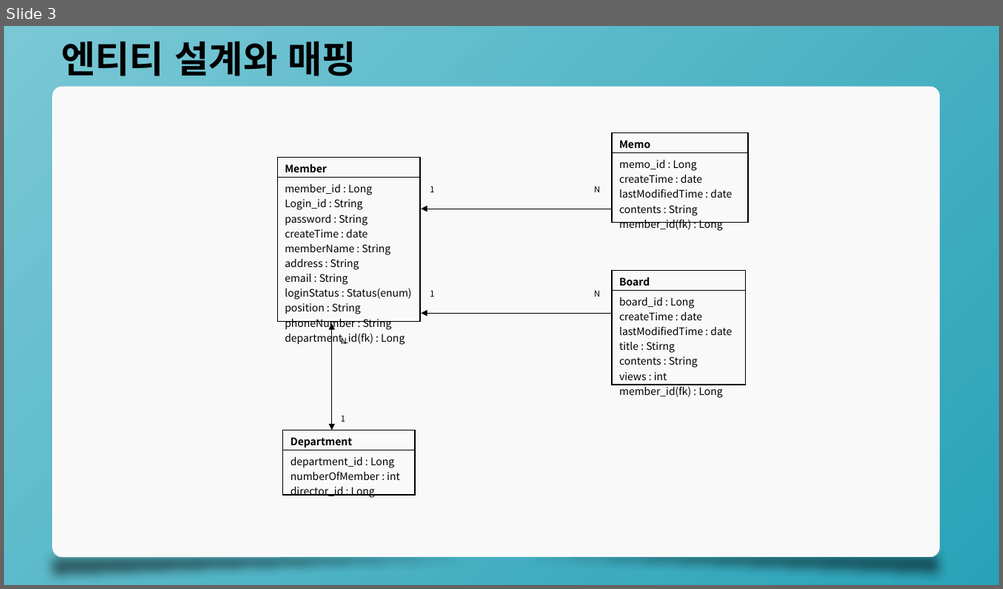
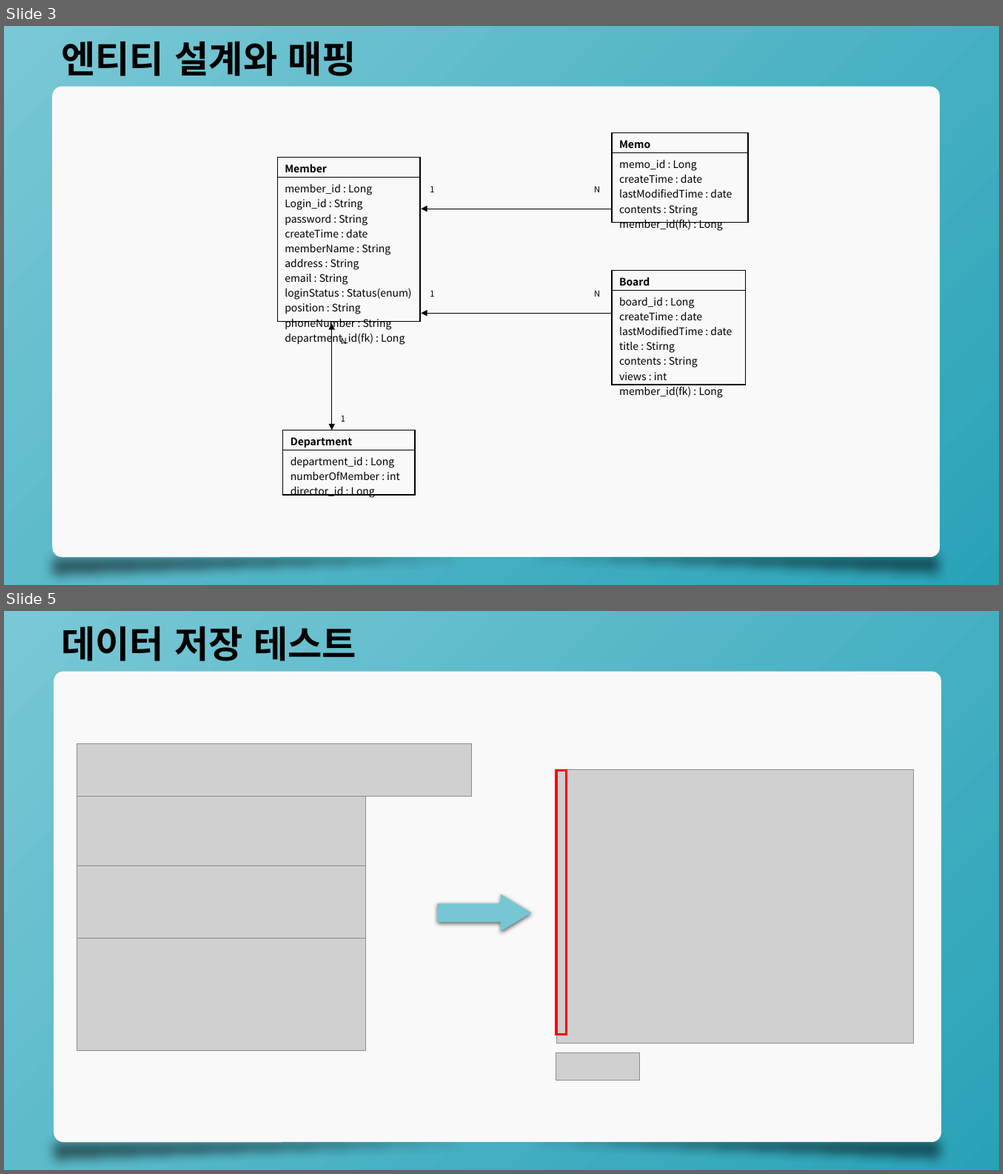
Before and after one commit to minkyu307/MBS_capstone, a slide deck: 201501164_김민규_주간보고서.pptx. Shown one above the other, each under a label of ours: slide 3 before the commit, slides 3 and 5 after it; the slides between them are not shown. The pictures are 1003x589 and 1003x1174 pixels, drawn with LibreOffice and Linux fonts; fonts in the diff are those of the drawing; grey boxes stand for pictures. Boxes give left, top, right and bottom in pixels: in the first picture for what was removed or moved away, otherwise in the second. Text is boxed around its words. In the diff, an @@ line names an element or a change of style, - is before the commit and + after.

Commit message:
21.09.15
테이블 생성, 데이터 저장&조회 및 조인 기능 테스트

```diff
--- a/201501164_김민규_주간보고서.pptx
+++ b/201501164_김민규_주간보고서.pptx
@@ slide 5 added at box(4, 611, 999, 1170), background gradient #7AC8D5 to #29A2B7 @@
@@ text added at box(61, 626, 356, 661), 36 pt, text #000000, bold @@
+데이터 저장 테스트
@@ rounded rectangle added at box(54, 672, 941, 1143), fill #F9F9F9 @@
@@ picture added at box(77, 743, 472, 797) @@
@@ frame added at box(555, 770, 566, 1036), fill #FF0000, outline #FF0000 1 pt @@
@@ picture added at box(557, 770, 913, 1044) @@
@@ picture added at box(77, 797, 366, 867) @@
@@ picture added at box(77, 866, 366, 940) @@
@@ right arrow added at box(438, 894, 532, 932), fill #76C6D3 @@
@@ picture added at box(77, 939, 366, 1051) @@
@@ picture added at box(555, 1054, 639, 1081) @@
@@ right triangle added at box(44, 1133, 941, 1170), fill #000000 at 51% opacity @@
@@ right triangle added at box(53, 1132, 949, 1169), fill #000000 at 51% opacity @@
```
Also in this commit, not shown: 1 slide changed, 3 other slides added, 8 slides removed, 12 other files.
